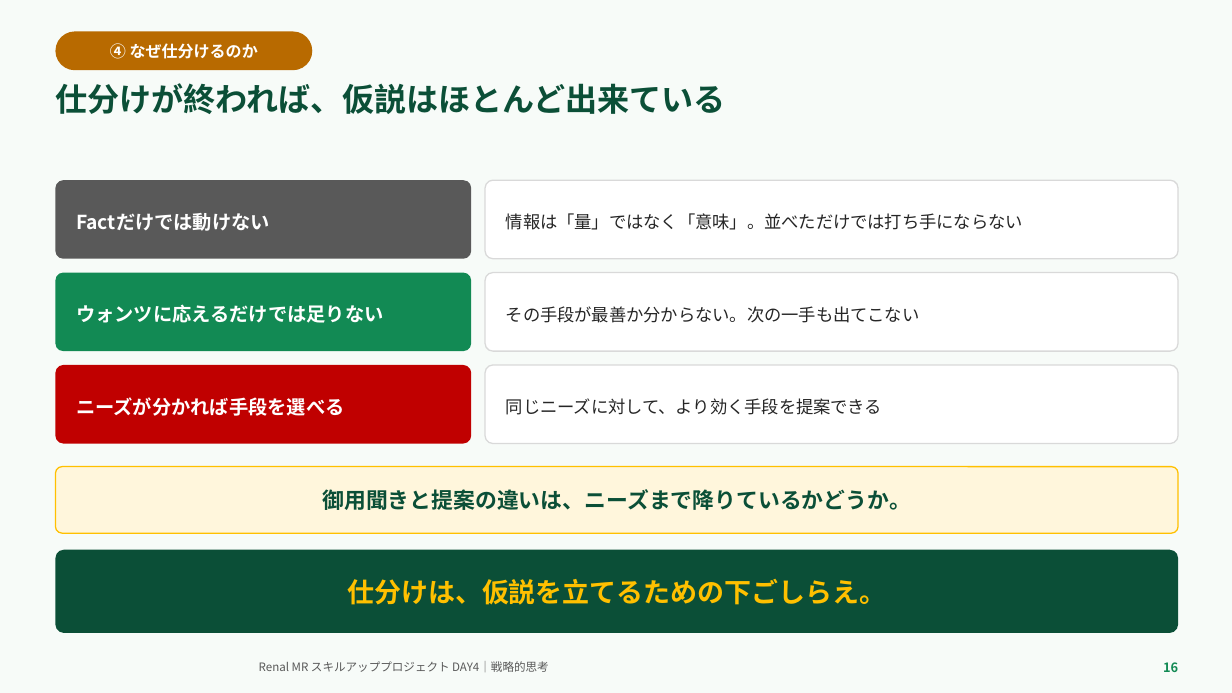
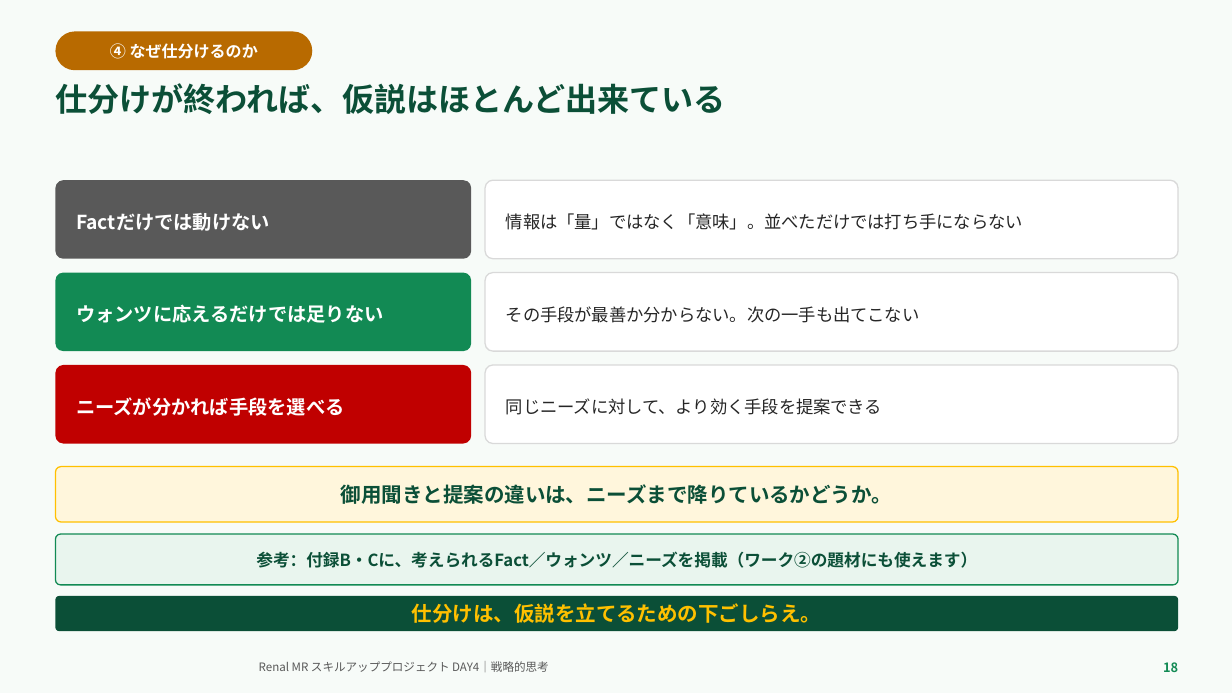
Before and after one commit to TAKUYA-1187/Claude, a slide deck: slide 18 of novartis_training/DAY4_ちょっと分かるだけで世界が変わる.pptx (slide 16 before the commit). Drawn at 1232x693 pixels with LibreOffice and Linux fonts; fonts in the diff are those of the drawing; background and template pictures are left out. Boxes give left, top, right and bottom in pixels: in the first picture for what was removed or moved away, otherwise in the second. Text is boxed around its words. In the diff, an @@ line names an element or a change of style, - is before the commit and + after.

```diff
--- a/novartis_training/DAY4_ちょっと分かるだけで世界が変わる.pptx
+++ b/novartis_training/DAY4_ちょっと分かるだけで世界が変わる.pptx
@@ rounded rectangle "御用聞きと提案の違いは、ニーズまで降りているかどうか。": place and size @@
-rounded rectangle "御用聞きと提案の違いは、ニーズまで降りているかどうか。" at box(55, 467, 1178, 533)
+rounded rectangle "御用聞きと提案の違いは、ニーズまで降りているかどうか。" at box(55, 467, 1178, 522)
@@ rounded rectangle "御用聞きと提案の違いは、ニーズまで降りているかどうか。" at box(55, 467, 1178, 522): size 17 to 16 pt @@
@@ rounded rectangle added at box(55, 534, 1178, 585), fill #E9F5EE, outline #128A54 1 pt, 13 pt, text #0B4F37, bold @@
+参考：付録B・Cに、考えられるFact／ウォンツ／ニーズを掲載（ワーク②の題材にも使えます）
@@ rounded rectangle "仕分けは、仮説を立てるための下ごしらえ。": place and size @@
-rounded rectangle "仕分けは、仮説を立てるための下ごしらえ。" at box(55, 550, 1178, 633)
+rounded rectangle "仕分けは、仮説を立てるための下ごしらえ。" at box(55, 596, 1178, 631)
@@ rounded rectangle "仕分けは、仮説を立てるための下ごしらえ。" at box(55, 596, 1178, 631): size 21 to 16 pt @@
```
Also in this commit, not shown: 15 other slides changed, 6 slides added, 4 slides removed, 2 other files.
